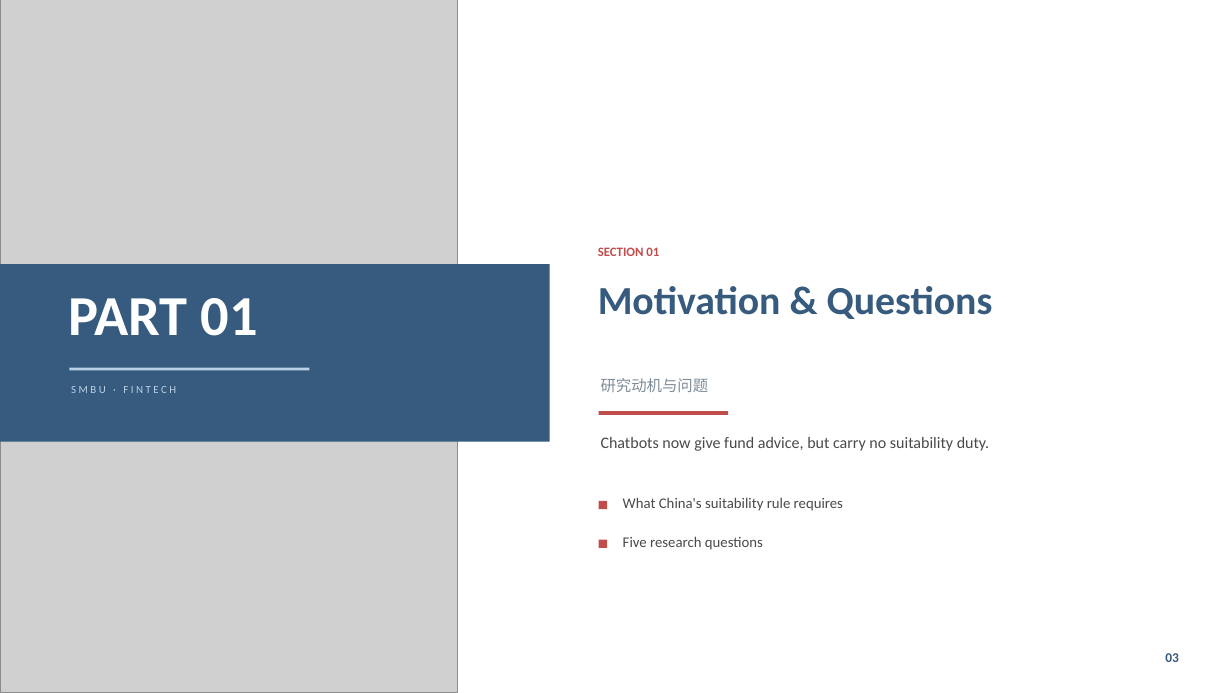
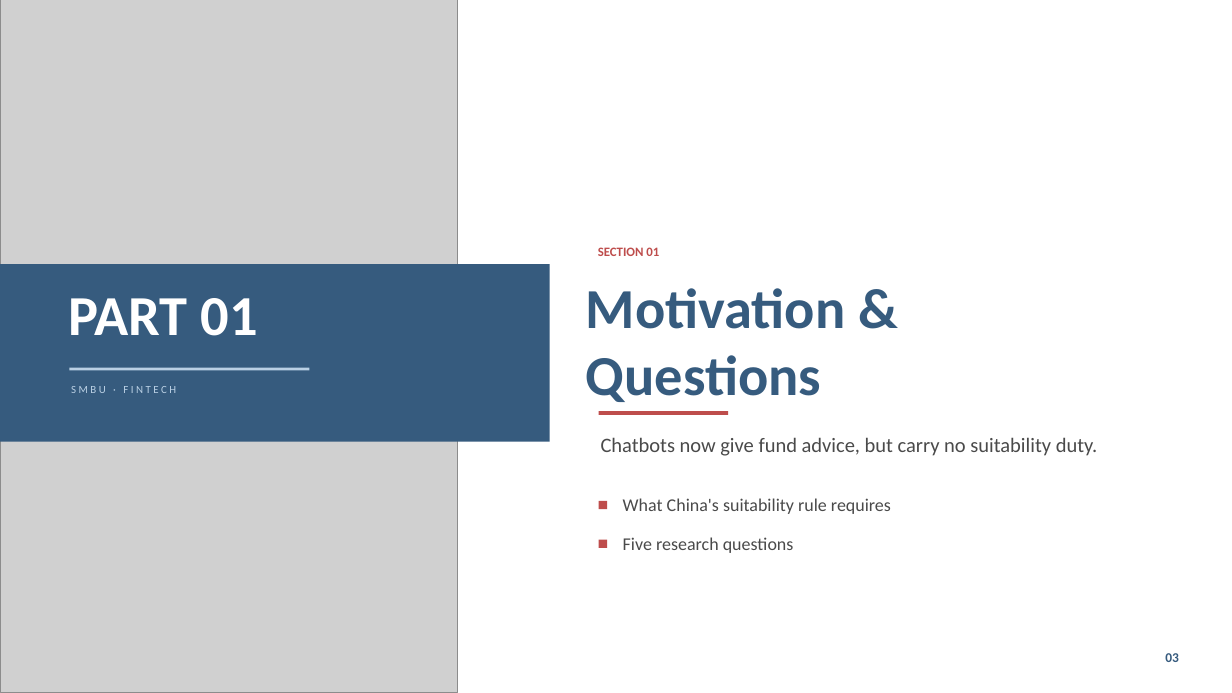
Before and after one commit to projectwork272005/AIauditingfinancial, a slide deck: slide 3 of presentation/presentation.pptx. Drawn at 1232x693 pixels with LibreOffice and Linux fonts; fonts in the diff are those of the drawing; grey boxes stand for pictures. Boxes give left, top, right and bottom in pixels: in the first picture for what was removed or moved away, otherwise in the second. Text is boxed around its words. In the diff, an @@ line names an element or a change of style, - is before the commit and + after.

```diff
--- a/presentation/presentation.pptx
+++ b/presentation/presentation.pptx
@@ text at [586,288,846,402]: text changed; size 31 to 44 pt @@
-Motivation & Questions
+Motivation &
+Questions
@@ text removed at [601,378,709,392] @@
-研究动机与问题
@@ text "Chatbots now give fund advice, ..." at [601,437,1097,456]: size 12.5 to 16 pt @@
@@ text "What China's suitability rule requires" at [623,498,891,514]: size 11.5 to 14 pt @@
@@ text "Five research questions" at [623,537,794,553]: size 11.5 to 14 pt @@
```
Also in this commit, not shown: 19 other slides changed, 2 other files.
